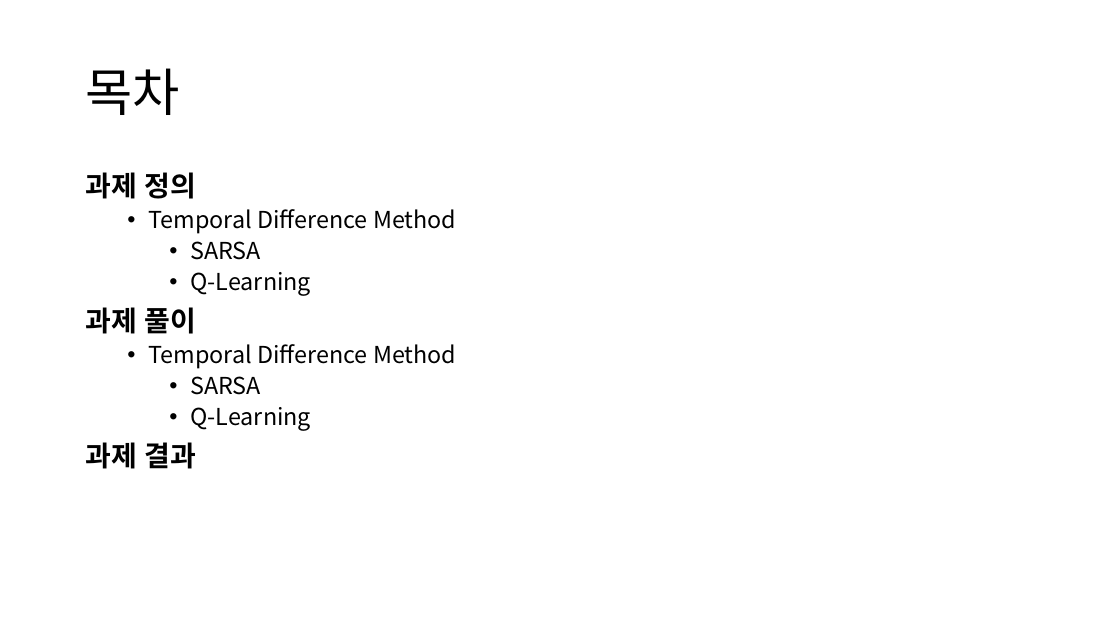
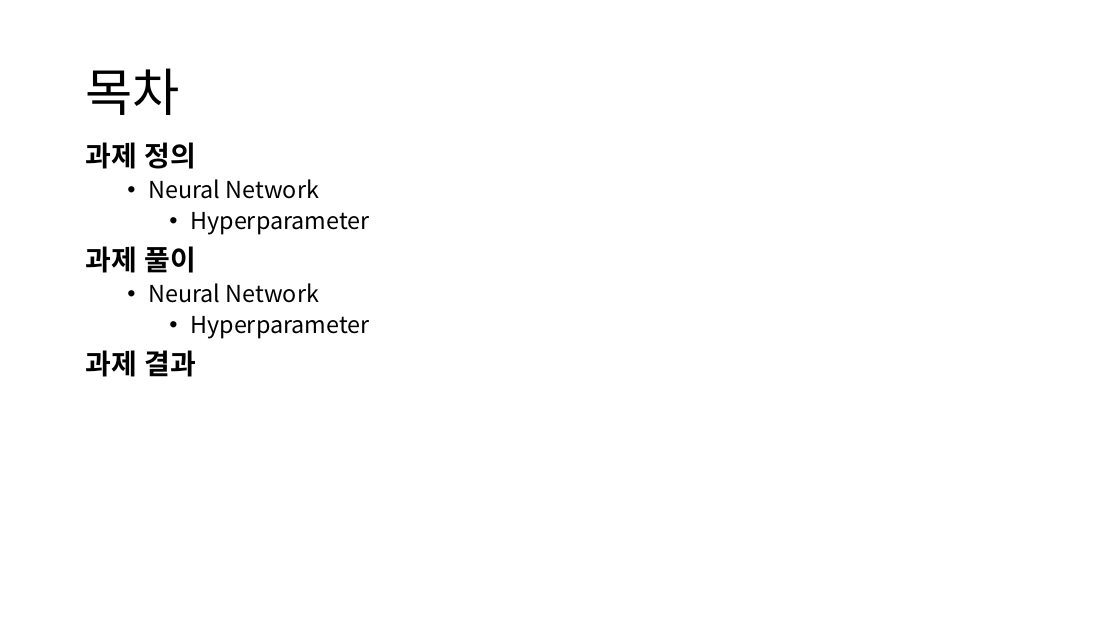
Before and after one commit to KweonTJ/Reinforcement_Learning, a slide deck: slide 2 of 8. Neural Network/8. Neural Network.pptx. Drawn at 1120x630 pixels with LibreOffice and Linux fonts; fonts in the diff are those of the drawing; background and template pictures are left out. Boxes give left, top, right and bottom in pixels: in the first picture for what was removed or moved away, otherwise in the second. Text is boxed around its words. In the diff, an @@ line names an element or a change of style, - is before the commit and + after.

```diff
--- a/8. Neural Network/8. Neural Network.pptx
+++ b/8. Neural Network/8. Neural Network.pptx
@@ text "과제 정의" moved from (x1=85, y1=172, x2=456, y2=469) to (x1=85, y1=142, x2=369, y2=377) @@
@@ text at (x1=148, y1=179, x2=369, y2=235): text changed @@
-  • Temporal Difference Method
-    • SARSA
-    • Q-Learning
+  • Neural Network
+    • Hyperparameter
@@ text at (x1=148, y1=283, x2=369, y2=339): text changed @@
-  • Temporal Difference Method
-    • SARSA
-    • Q-Learning
+  • Neural Network
+    • Hyperparameter
```
Also in this commit, not shown: 3 other slides changed, 20 slides added, 7 slides removed, 3 other files.
